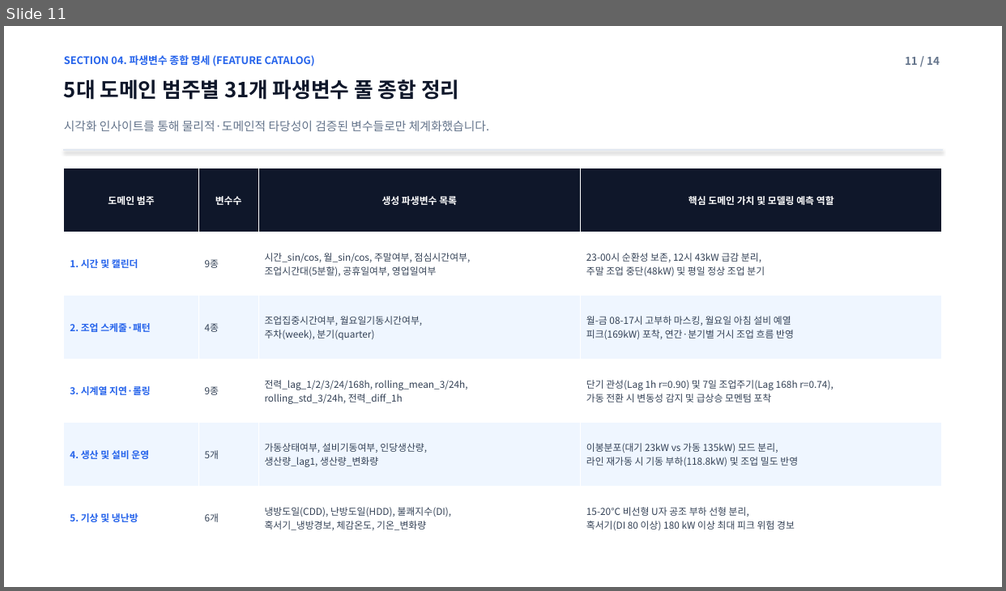
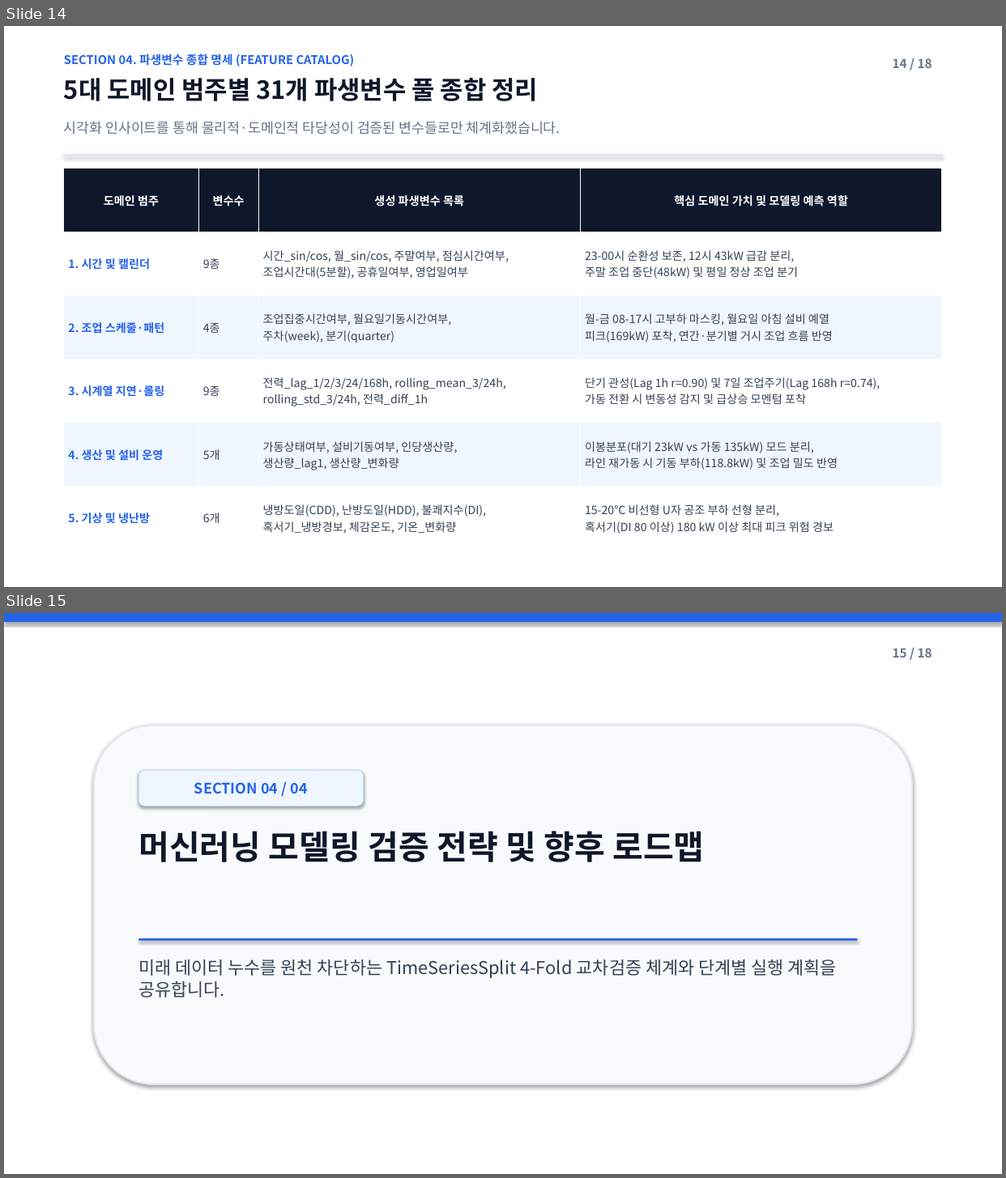
Before and after one commit to jgi0117/KAMP-Competition, a slide deck: reports/EDA_전처리_및_피처엔지니어링_보고.pptx. Shown one above the other, each under a label of ours: slide 11 before the commit, slides 14 and 15 after it. The pictures are 1006x591 and 1006x1178 pixels, drawn with LibreOffice and Linux fonts; fonts in the diff are those of the drawing. Boxes give left, top, right and bottom in pixels: in the first picture for what was removed or moved away, otherwise in the second. Text is boxed around its words. In the diff, an @@ line names an element or a change of style, - is before the commit and + after.

Commit message:
style(docs): scale up font sizes for high presentation readability and add section divider slides

```diff
--- a/reports/EDA_전처리_및_피처엔지니어링_보고.pptx
+++ b/reports/EDA_전처리_및_피처엔지니어링_보고.pptx
@@ slide 15 added at [4, 613, 1002, 1174], background #FFFFFF @@
@@ rectangle added at [4, 613, 1002, 622], fill #2563EB @@
@@ text added at [893, 648, 932, 658], 12 pt, text #64748B, bold @@
+15 / 18
@@ rounded rectangle added at [94, 726, 912, 1084], fill #F8FAFC, outline #E2E8F0 1.5 pt @@
@@ rounded rectangle added at [138, 770, 364, 806], fill #EFF6FF, outline #BFDBFE 0.75 pt, 14 pt, text #2563EB, bold @@
+SECTION 04 / 04
@@ text added at [138, 831, 704, 862], 32 pt, text #0F172A, bold @@
+머신러닝 모델링 검증 전략 및 향후 로드맵
@@ rectangle added at [138, 939, 858, 941], fill #2563EB @@
@@ text added at [138, 960, 837, 998], 17 pt, text #334155 @@
+미래 데이터 누수를 원천 차단하는 TimeSeriesSplit 4-Fold 교차검증 체계와 단계별 실행 계획을 공유합니다.
@@ what was slide 11 is now slide 14 @@
@@ slide 14 changed as well @@
@@ text "SECTION 04. 파생변수 종합 명세 ..." at [64, 54, 355, 66]: size 10 to 11.5 pt @@
@@ text at [893, 58, 932, 68]: text changed; size 10.5 to 12 pt @@
-11 / 14
+14 / 18
@@ text "5대 도메인 범주별 31개 파생변수 ..." at [64, 78, 538, 101]: size 20 to 24 pt @@
@@ text "시각화 인사이트를 통해 물리적·도메인적 타당성이 ..." at [64, 121, 560, 135]: size 11.5 to 13.5 pt @@
@@ table at [64, 169, 942, 550] @@
@@ size 9.2 to 11 pt @@
@@ rectangle: place and size @@
-rectangle at [64, 149, 942, 150]
+rectangle at [64, 155, 942, 156]
```
Also in this commit, not shown: 13 other slides changed, 3 other slides added, 2 other files.
